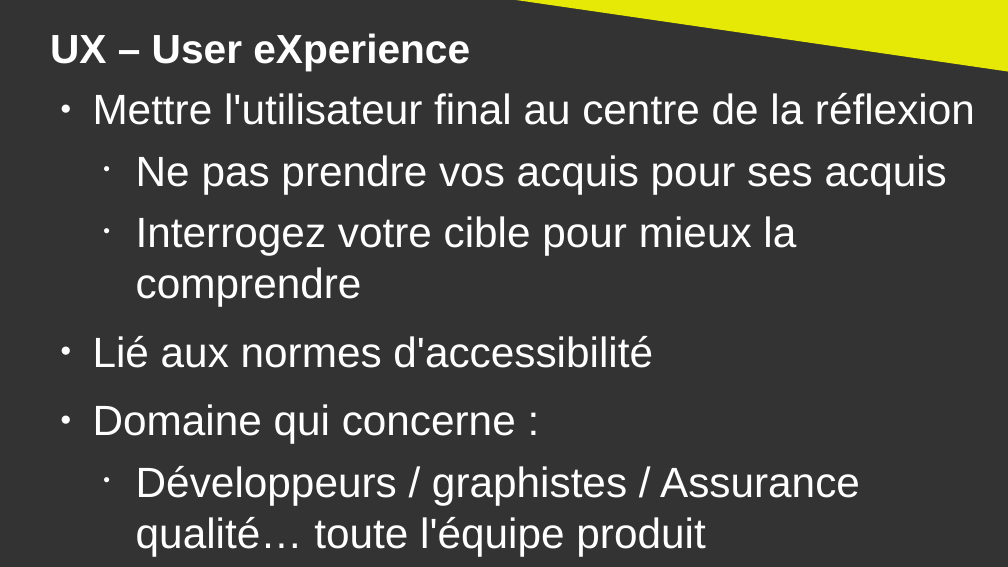
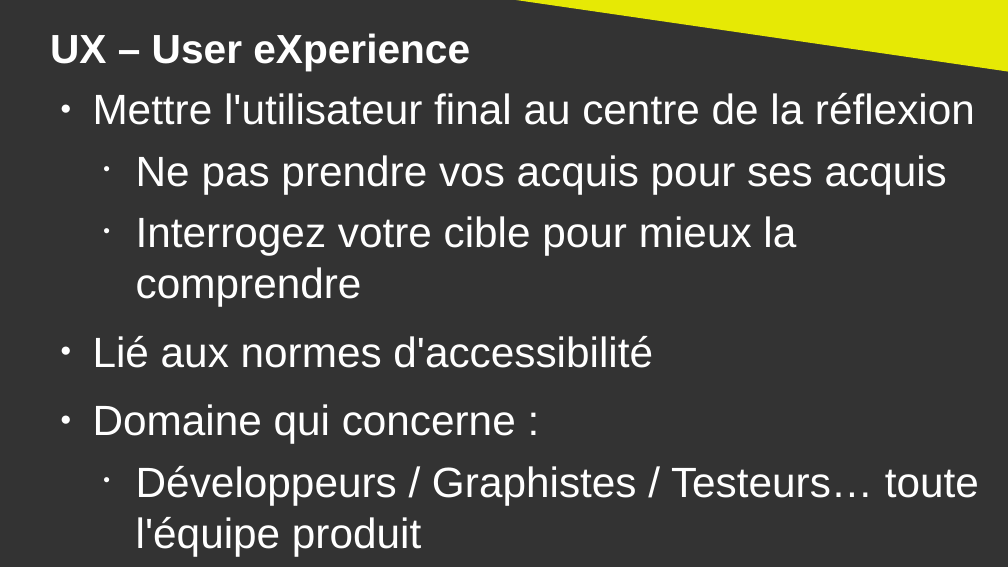
Before and after one commit to DanYellow/cours, a slide deck: slide 7 of ergonomie-et-accessibilite-s2/numero-1/presentation.odp. Drawn at 1008x567 pixels with LibreOffice and Linux fonts; fonts in the diff are those of the drawing. Boxes give left, top, right and bottom in pixels: in the first picture for what was removed or moved away, otherwise in the second. Text is boxed around its words. In the diff, an @@ line names an element or a change of style, - is before the commit and + after.

```diff
--- a/ergonomie-et-accessibilite-s2/numero-1/presentation.odp
+++ b/ergonomie-et-accessibilite-s2/numero-1/presentation.odp
@@ text at [136,466,979,556]: text changed @@
-  • Développeurs / graphistes / Assurance qualité… toute l'équipe produit
+  • Développeurs / Graphistes / Testeurs… toute l'équipe produit
```
Also in this commit, not shown: 6 other slides changed, 3 slides added, 6 other files.
